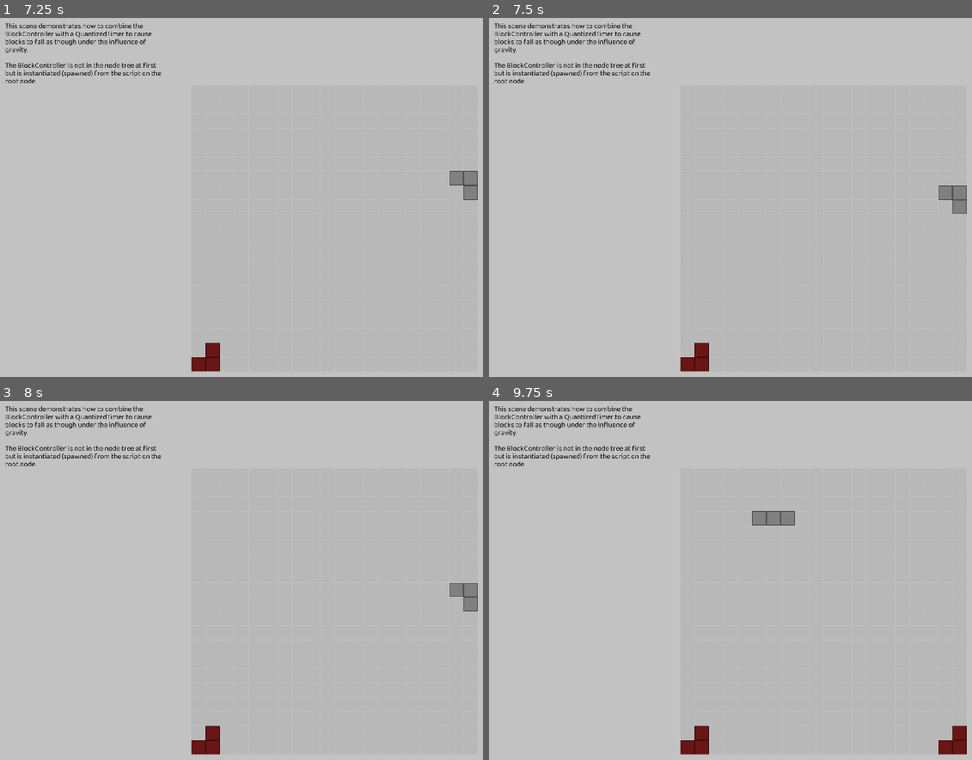
Above: before the commit, frames 1-4 (two rows, left to right).
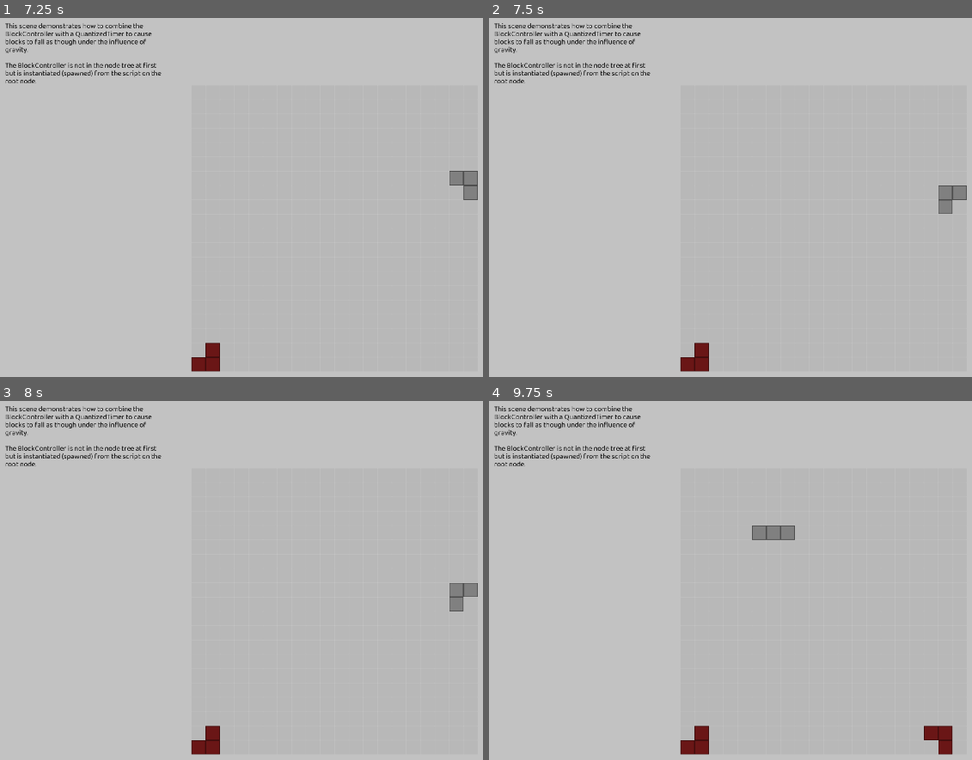
Above: after the commit, the same moments.

Repository: jmpelletier/GRP-Falling-Blocks
Game: Godot game, scene res://Scenes/Demos/FallingBlocksDemo.tscn
Two runs of this game, one before a commit and one after it. Both use one fixed random seed, a clock stepped at 60 frames per second and the inputs below. The project has no main scene, so this scene is started directly.
Inputs:
- Up to frame 1 (7.25 s): hold Up (move_up) 0.53-2.03 s; tap X (rotate_clockwise) every 1.5 s from 0.6 to 6.6 s; tap Z (rotate_counterclockwise) every 1.5 s from 1.35 to 5.85 s; hold Left (move_left) 2.03-3.53 s; hold Down (move_down) 3.53-4.28 s; hold Right (move_right) 4.28-5.03 s; hold Up (move_up) 5.03-5.78 s; tap Enter at 5.75 s; hold Right (move_right) from 5.78 s (still down)
- Up to frame 2 (7.5 s): keep holding Right (move_right); tap Z (rotate_counterclockwise) at 7.35 s
- Up to frame 3 (8 s): keep holding Right (move_right)
- Up to frame 4 (9.75 s): release Right (move_right) at 8.03 s; hold Down (move_down) 8.03-8.78 s; tap X (rotate_clockwise) at 8.1, 9.6 s; hold Left (move_left) 8.78-9.53 s; tap Z (rotate_counterclockwise) at 8.85 s; hold Up (move_up) from 9.53 s (still down)

Frame 1 is identical in both runs. In frame 2, 0.2% of the frame differs, in the area x 93-99%, y 50-55%; in frame 3, 0.2%; in frame 4, 1.2%, in the area x 54-99%, y 30-99%.

Commit message:
Implemented kicking behaviour

Diff:
--- a/Scenes/Demos/BlockControlDemo.tscn
+++ b/Scenes/Demos/BlockControlDemo.tscn
@@ -188,6 +188,8 @@
 By setting the easing parameter to a value between 0 and 1, you can adjust the animation -- at 0 motion is instantaneous, closer to 1, the blocks will smoothly move to their target cell.
 
 The autoshift delay is the time between the moment the player presses a movement key and when the blocks start moving continuously.
+
+In the BlockController, you can turn \"kicking\" on and off to allow rotation near edges.
 "
 autowrap = true
 __meta__ = {
--- a/Scripts/BlockController.gd
+++ b/Scripts/BlockController.gd
@@ -17,6 +17,12 @@
 # When the player keeps a movement key press, wait for this amount of seconds
 # before moving to the next cell
 export var autoshift_delay = 0.5
+
+# When "kicking" is allowed, the blocks are translated to allow rotation when
+# it would otherwise be blocked
+export var allow_wall_kick = true
+export var allow_floor_kick = true
+export var allow_ceiling_kick = true
 
 # Gradually ease into target cell when > 0
 export(float, 0.0, 0.99) var easing = 0.0
@@ -108,7 +114,8 @@
 func _rotate_blocks(theta):
 	# We don't actually rotate the transform, instead we move child nodes
 	# individually.
-	for child in get_children():
+	var children = get_children()
+	for child in children:
 		_rotate_node(child, theta)
 
 	# After rotation, check for collisions. It is tempting to use something like:
@@ -119,9 +126,70 @@
 	var will_collide = test_move(transform, Vector2.ZERO)
 
 	if will_collide:
+		var undo_rotation = true
+		# Try to "kick"
+		if allow_floor_kick:
+			var bottom = 0
+			for child in children:
+				if child.position.y > bottom:
+					bottom = child.position.y
+			var offset = cell_size.y
+			while offset <= bottom:
+				will_collide = test_move(transform.translated(Vector2.UP * offset), Vector2.ZERO)
+				if not will_collide:
+					undo_rotation = false
+					position.y -= offset
+					target_position.y -= offset
+					break
+				offset += cell_size.y
+
+		if undo_rotation and allow_wall_kick:
+			var left = position.x
+			var right = position.x
+			for child in children:
+				if child.position.x < left:
+					left = child.position.x
+				if child.position.x > right:
+					right = child.position.x
+			var offset = cell_size.x
+			while offset <= -left:
+				will_collide = test_move(transform.translated(Vector2.RIGHT * offset), Vector2.ZERO)
+				if not will_collide:
+					undo_rotation = false
+					position.x += offset
+					target_position.x += offset
+					break
+				offset += cell_size.x
+			if undo_rotation:
+				offset = cell_size.x
+				while offset <= right:
+					will_collide = test_move(transform.translated(Vector2.LEFT * offset), Vector2.ZERO)
+					if not will_collide:
+						undo_rotation = false
+						position.x -= offset
+						target_position.x -= offset
+						break
+					offset += cell_size.x
+
+		if undo_rotation and allow_ceiling_kick:
+			var top = 0
+			for child in children:
+				if child.position.y < top:
+					top = child.position.y
+			var offset = -cell_size.y
+			while offset >= top:
+				will_collide = test_move(transform.translated(Vector2.UP * offset), Vector2.ZERO)
+				if not will_collide:
+					undo_rotation = false
+					position.y -= offset
+					target_position.y -= offset
+					break
+				offset -= cell_size.y
+
 		# Undo the rotation
-		for child in get_children():
-			_rotate_node(child, -theta)
+		if undo_rotation:
+			for child in children:
+				_rotate_node(child, -theta)
 
 func _update(delta):
 	# Translation
